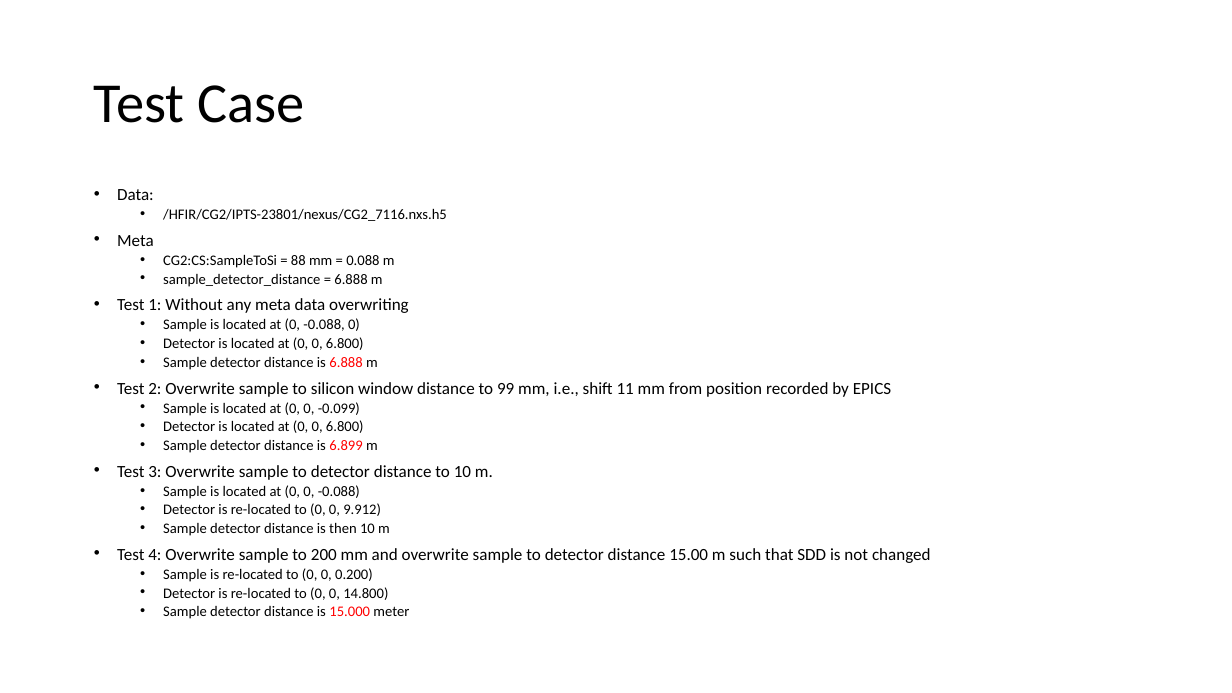
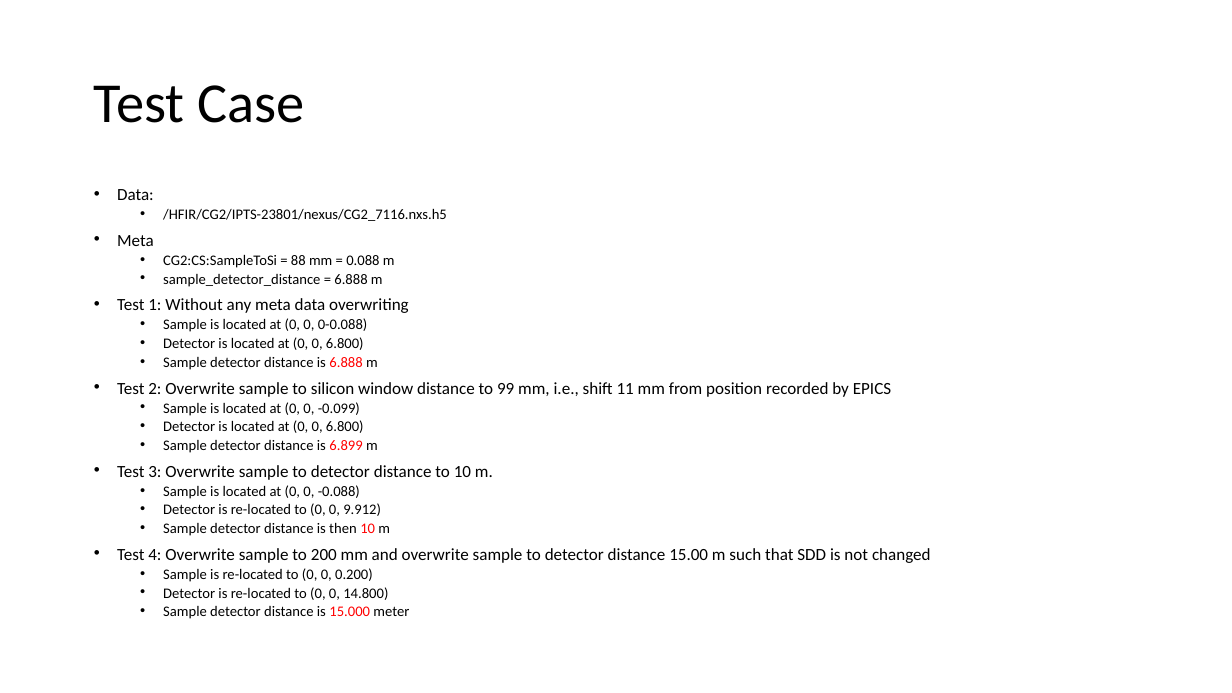
Before and after one commit to neutrons/drtsans, a slide deck: slide 11 of documents/mono_sample_det_pos.pptx. Drawn at 1232x693 pixels with LibreOffice and Linux fonts; fonts in the diff are those of the drawing. Boxes give left, top, right and bottom in pixels: in the first picture for what was removed or moved away, otherwise in the second. Text is boxed around its words. In the diff, an @@ line names an element or a change of style, - is before the commit and + after.

Commit message:
Refs #435. Fixed an issue to write SampleToSi log.
Former-commit-id: 3dd3fe9222fc8fc0a3a064815668acb33dde87a7

```diff
--- a/documents/mono_sample_det_pos.pptx
+++ b/documents/mono_sample_det_pos.pptx
@@ text at (163, 318, 368, 332): text changed @@
-  • Sample is located at (0, -0.088, 0)
+  • Sample is located at (0, 0, 0-0.088)
@@ text at (163, 523, 390, 536): text colour #000000 to #FF0000 in "10" @@
```
Also in this commit, not shown: 2 other files.
